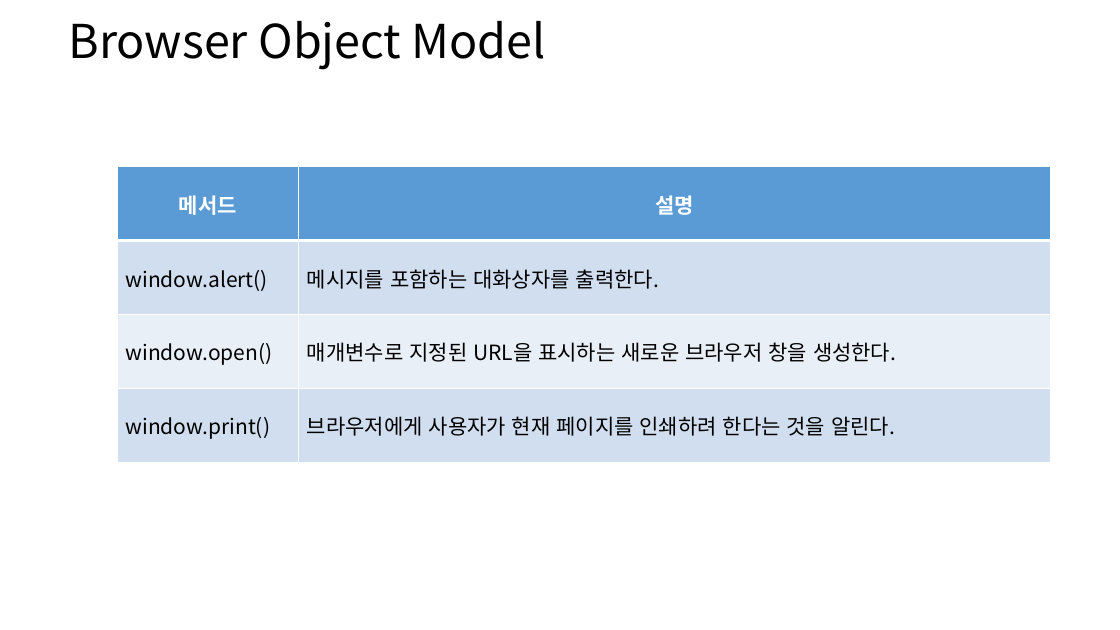
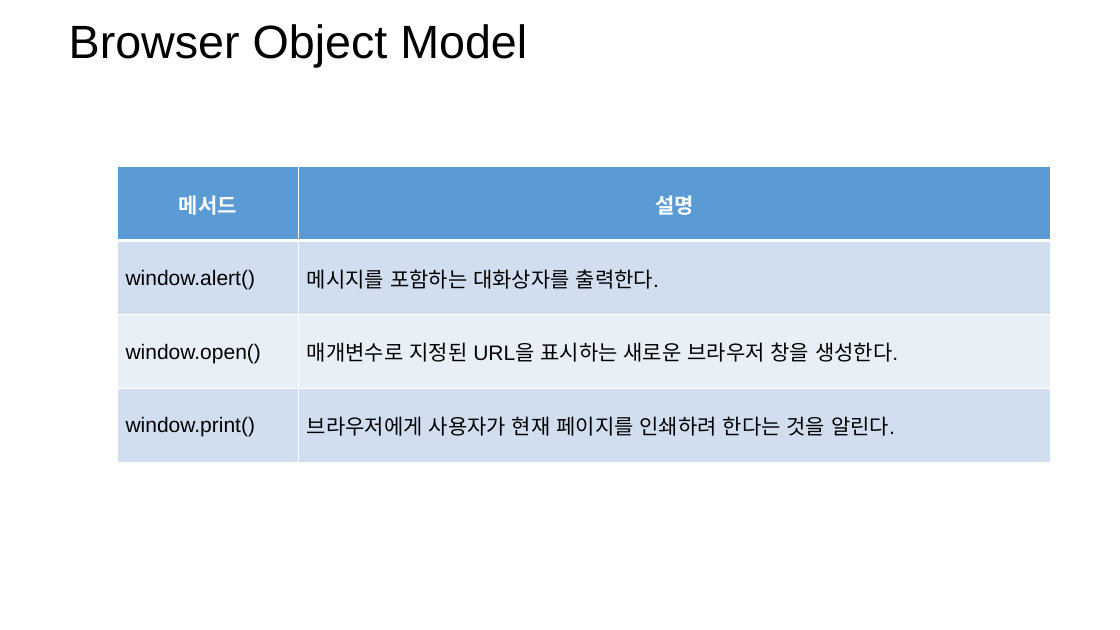
Before and after one commit to lhs501/2020ajax, a slide deck: slide 11 of ch1.pptx. Drawn at 1120x630 pixels with LibreOffice and Linux fonts; fonts in the diff are those of the drawing. Boxes give left, top, right and bottom in pixels: in the first picture for what was removed or moved away, otherwise in the second. Text is boxed around its words. In the diff, an @@ line names an element or a change of style, - is before the commit and + after.

```diff
--- a/ch1.pptx
+++ b/ch1.pptx
@@ text "Browser Object Model" at (69,24,527,67): font Noto Sans CJK KR to Arial @@
@@ table at (117,167,1050,463) @@
@@ font Noto Sans CJK KR to Arial @@
```
Also in this commit, not shown: 7 other slides changed, 5 slides added.
